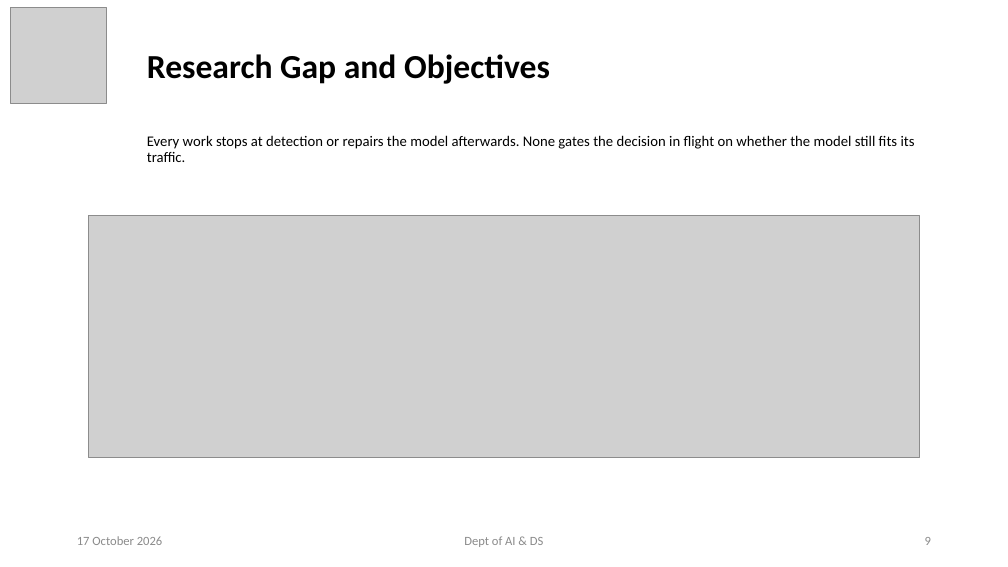
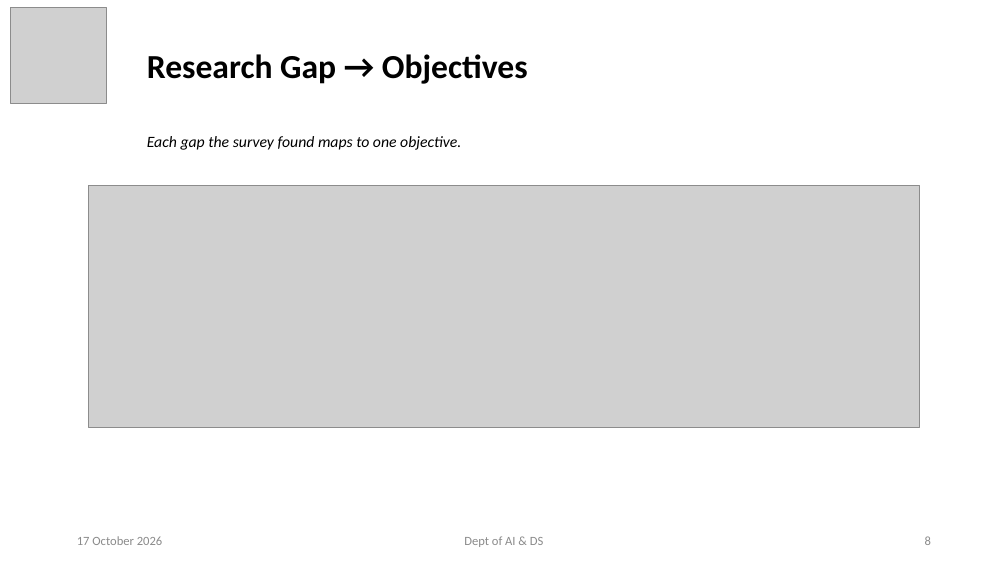
Before and after one commit to ayushpandey0201/custos, a slide deck: slide 8 of docs/presentations/Custos_Phase2_Review2.pptx (slide 9 before the commit). Drawn at 1008x567 pixels with LibreOffice and Linux fonts; fonts in the diff are those of the drawing; grey boxes stand for pictures. Boxes give left, top, right and bottom in pixels: in the first picture for what was removed or moved away, otherwise in the second. Text is boxed around its words. In the diff, an @@ line names an element or a change of style, - is before the commit and + after.

```diff
--- a/docs/presentations/Custos_Phase2_Review2.pptx
+++ b/docs/presentations/Custos_Phase2_Review2.pptx
@@ title at <box>147,54,528,84</box>: text changed @@
-Research Gap and Objectives
+Research Gap → Objectives
@@ subtitle at <box>147,136,461,150</box>: text changed; size 14 to 15 pt; italic on @@
-Every work stops at detection or repairs the model afterwards. None gates the decision in flight on whether the model still fits its traffic.
+Each gap the survey found maps to one objective.
@@ picture: place and size @@
-picture at <box>88,216,920,457</box>
+picture at <box>88,185,920,427</box>
```
Also in this commit, not shown: 13 other slides changed, 1 slide added, 11 slides removed, 8 other files.
